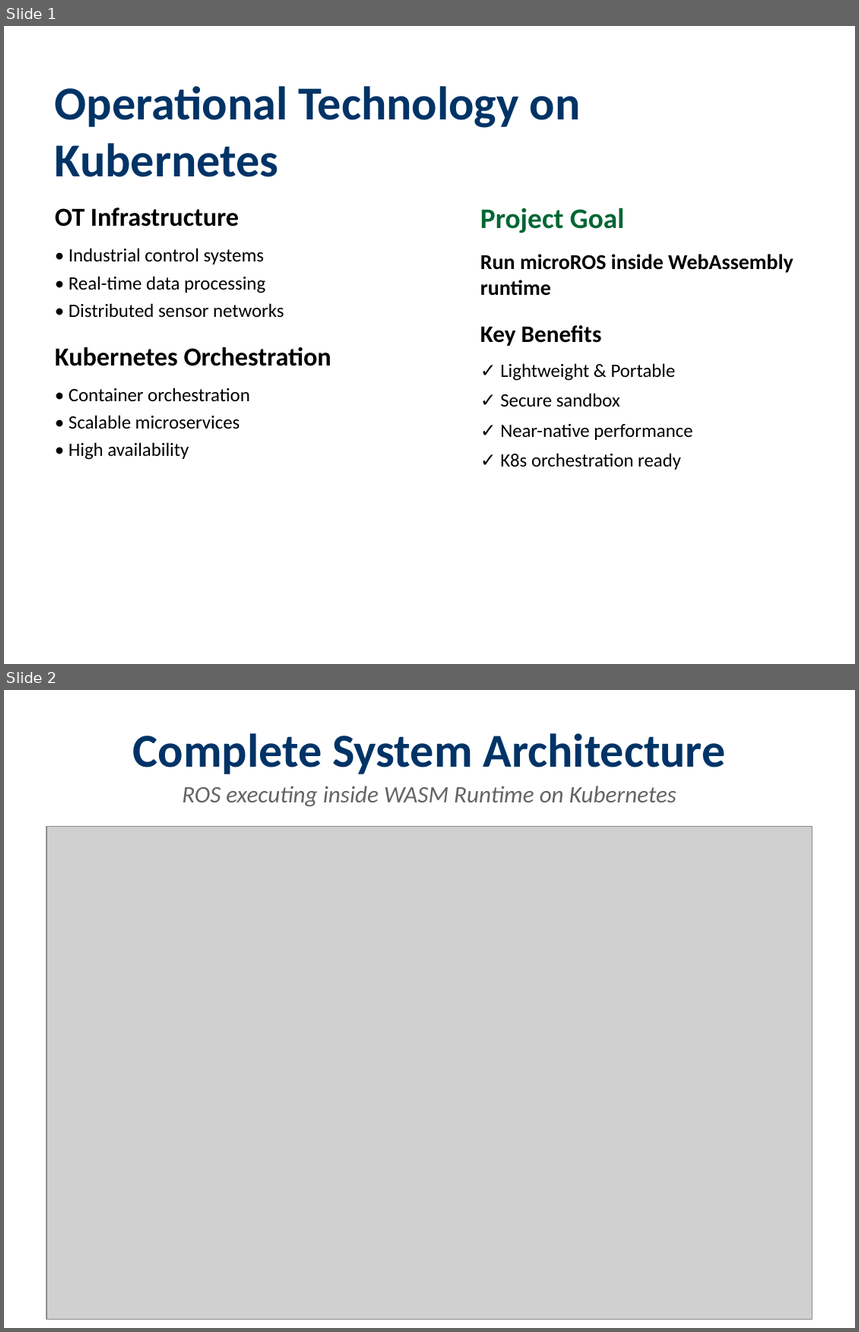
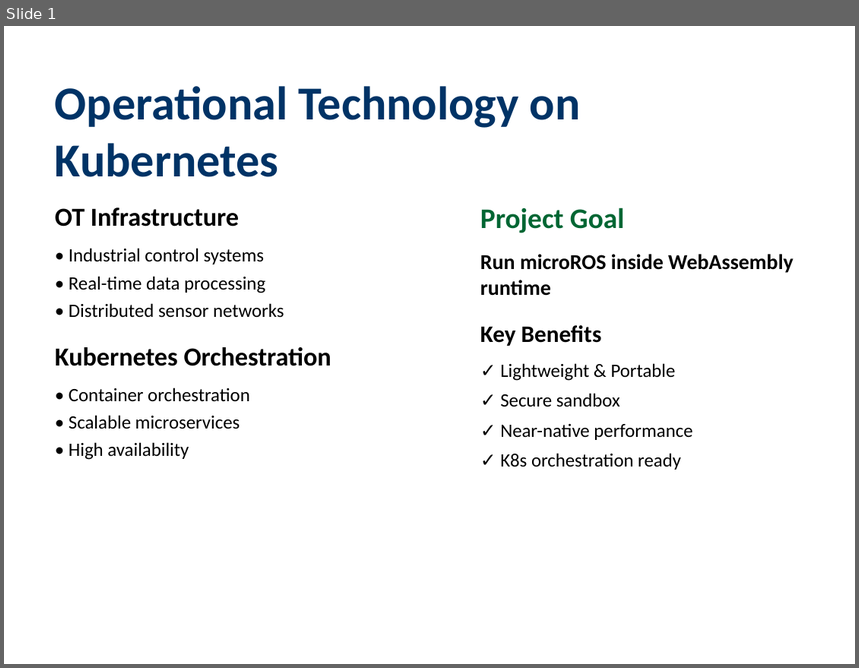
Before and after one commit to lucadagati/ros_wasm_example, a slide deck: microROS_WASM_K8s_Feasibility.pptx. Shown one above the other, each under a label of ours: slides 1 and 2 before the commit, slide 1 after it. The pictures are 859x1332 and 859x668 pixels, drawn with LibreOffice and Linux fonts; fonts in the diff are those of the drawing; grey boxes stand for pictures. Boxes give left, top, right and bottom in pixels: in the first picture for what was removed or moved away, otherwise in the second. Text is boxed around its words. In the diff, an @@ line names an element or a change of style, - is before the commit and + after.

Commit message:
Complete: All tests executed, README updated, PPTX regenerated
- Functional tests: 18/18 PASS
- System tests: 10/12 PASS (2 expected failures for external deps)
- README updated with target architecture (microROS in WASM)
- PPTX regenerated with all UML diagrams
- All files committed and ready for push

```diff
--- a/microROS_WASM_K8s_Feasibility.pptx
+++ b/microROS_WASM_K8s_Feasibility.pptx
@@ slide 2 removed at bbox=[4, 690, 855, 1328], background #FFFFFF @@
@@ text removed at bbox=[133, 733, 726, 774] @@
-Complete System Architecture
@@ text removed at bbox=[182, 786, 677, 807] @@
-ROS executing inside WASM Runtime on Kubernetes
@@ picture removed at bbox=[47, 826, 813, 1320] @@
```
Also in this commit, not shown: 1 slide changed, 1 slide added, 4 other slides removed, 4 other files.
